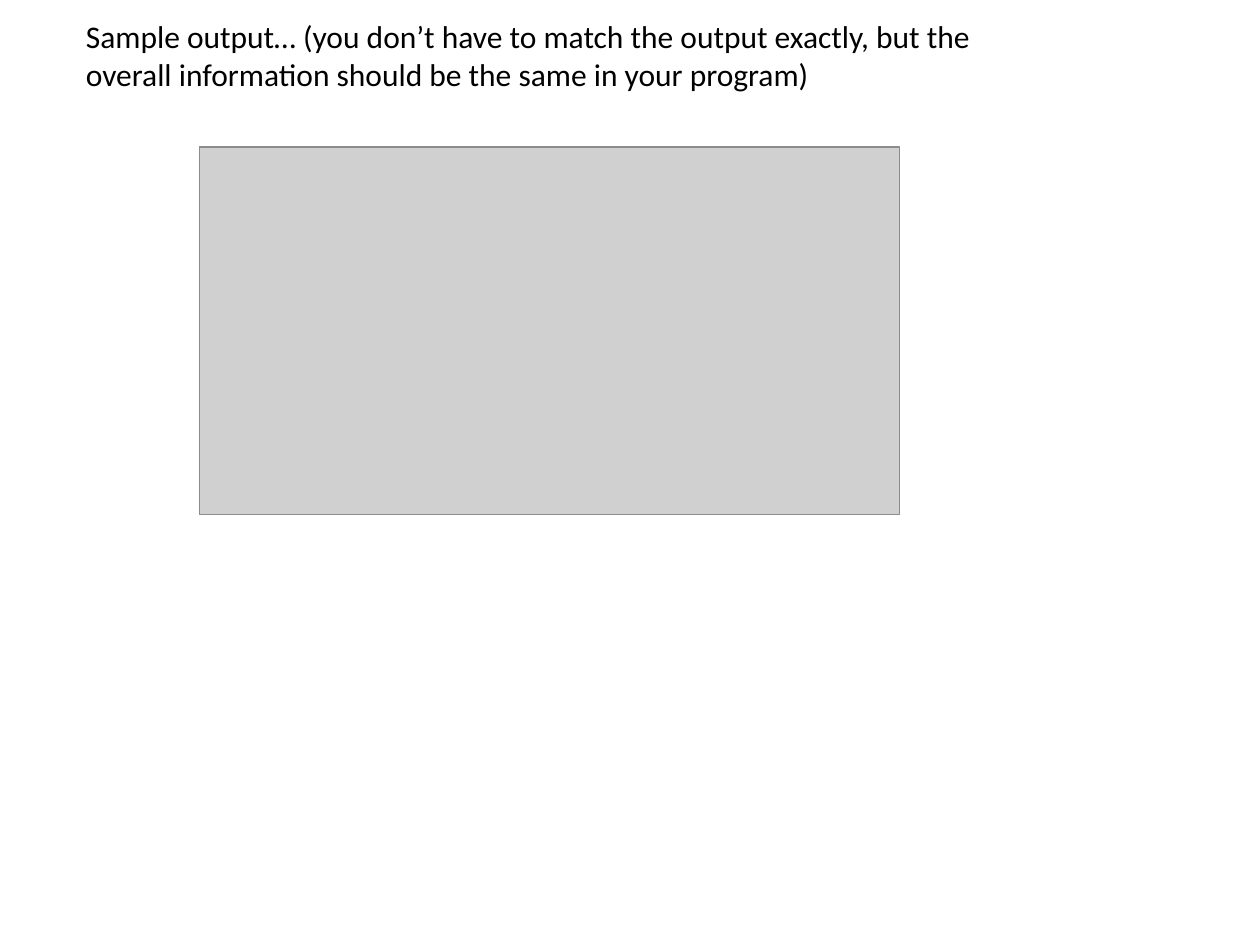
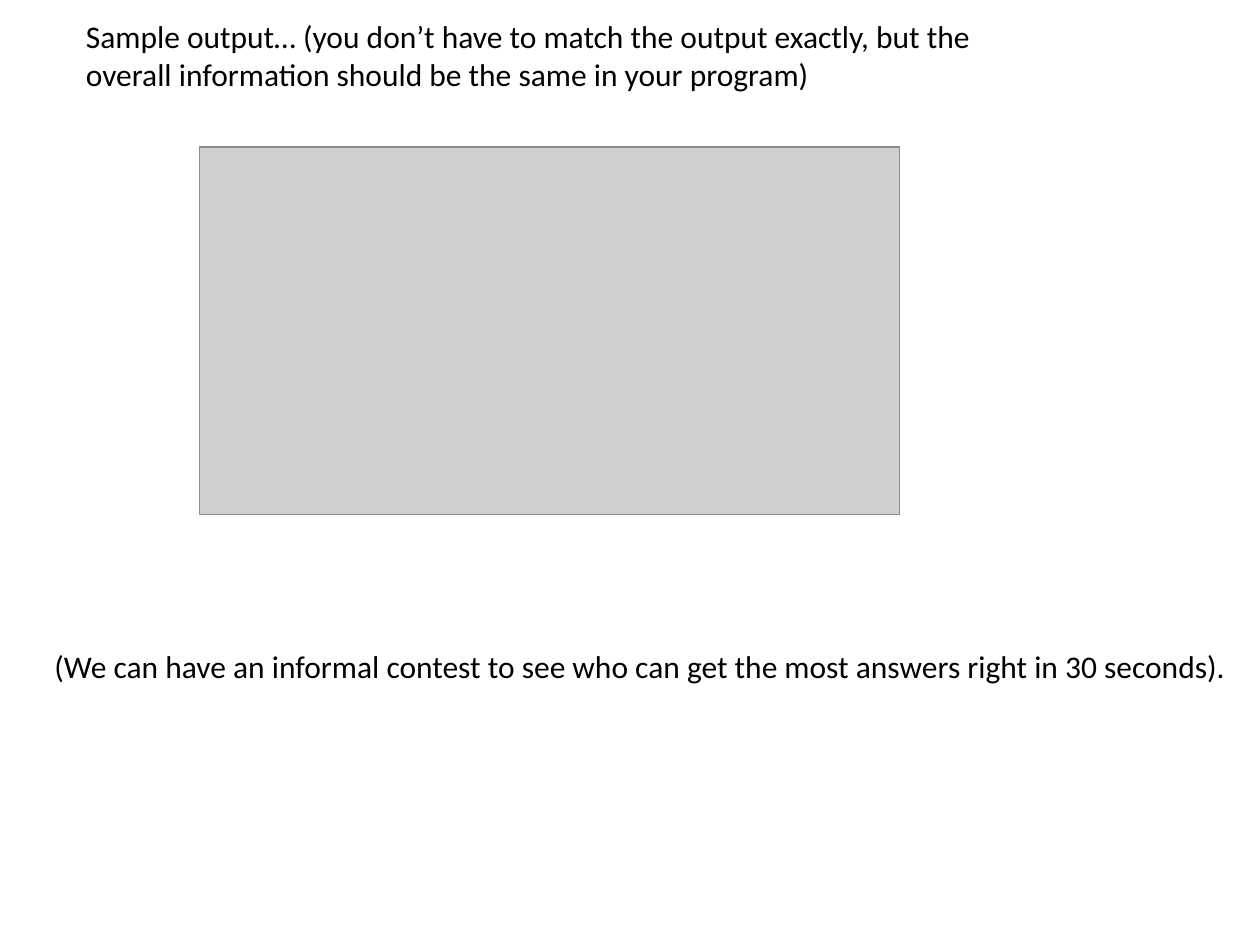
Before and after one commit to afodor/afodor.github.io, a slide deck: slide 3 of classes/prog2015/Lab3.pptx. Drawn at 1260x945 pixels with LibreOffice and Linux fonts; fonts in the diff are those of the drawing; grey boxes stand for pictures. Boxes give left, top, right and bottom in pixels: in the first picture for what was removed or moved away, otherwise in the second. Text is boxed around its words. In the diff, an @@ line names an element or a change of style, - is before the commit and + after.

```diff
--- a/classes/prog2015/Lab3.pptx
+++ b/classes/prog2015/Lab3.pptx
@@ text added at [54, 655, 1224, 684], 18 pt, text #000000 @@
+(We can have an informal contest to see who can get the most answers right in 30 seconds).
```
Also in this commit, not shown: 1 other slide changed, 1 slide added.
